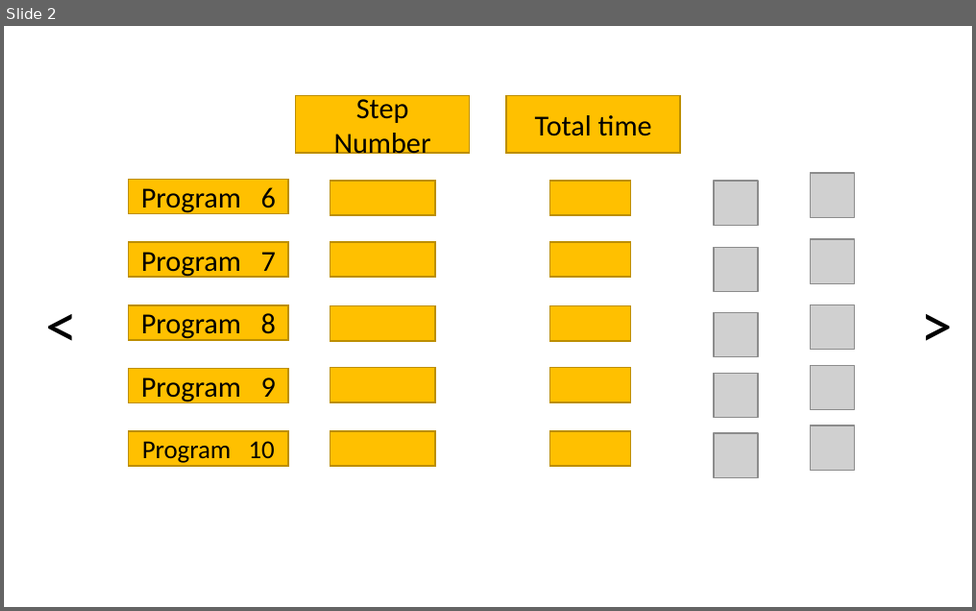
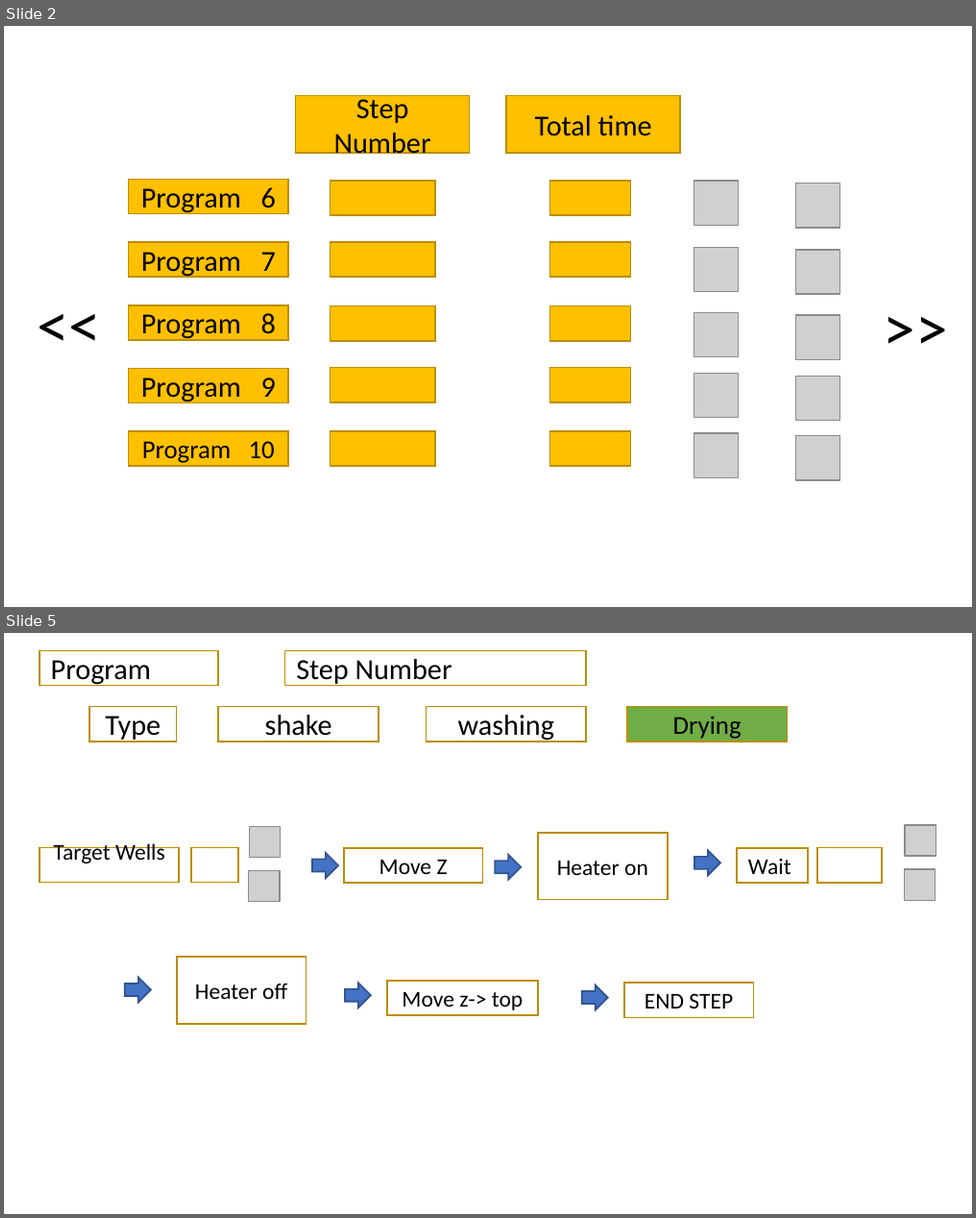
Before and after one commit to Pekarate/00.Well_washing, a slide deck: HMI/GUI.pptx. Shown one above the other, each under a label of ours: slide 2 before the commit, slides 2 and 5 after it; the slides between them are not shown. The pictures are 976x611 and 976x1218 pixels, drawn with LibreOffice and Linux fonts; fonts in the diff are those of the drawing; grey boxes stand for pictures. Boxes give left, top, right and bottom in pixels: in the first picture for what was removed or moved away, otherwise in the second. Text is boxed around its words. In the diff, an @@ line names an element or a change of style, - is before the commit and + after.

```diff
--- a/HMI/GUI.pptx
+++ b/HMI/GUI.pptx
@@ slide 5 added at (4, 633, 972, 1214), background #FFFFFF @@
@@ rectangle added at (39, 650, 218, 685), outline #BD8E00 1 pt, 18 pt, text #000000 @@
+Program
@@ rectangle added at (285, 650, 587, 685), outline #BD8E00 1 pt, 18 pt, text #000000 @@
+Step Number
@@ rectangle added at (90, 706, 177, 741), outline #BD8E00 1 pt, 18 pt, text #000000 @@
+Type
@@ rectangle added at (219, 706, 379, 741), outline #BD8E00 1 pt, 18 pt, text #000000 @@
+shake
@@ rectangle added at (425, 706, 586, 741), outline #BD8E00 1 pt, 18 pt, text #000000 @@
+washing
@@ rectangle added at (627, 706, 787, 741), fill #70AD47, outline #BD8E00 1 pt, 16 pt, text #000000 @@
+Drying
@@ picture added at (249, 826, 280, 858) @@
@@ rectangle added at (539, 833, 667, 900), outline #BD8E00 1 pt, 14 pt, text #000000 @@
+Heater on
@@ picture added at (905, 825, 937, 856) @@
@@ rectangle added at (40, 848, 180, 883), outline #BD8E00 1 pt, 14 pt, text #000000 @@
+Target Wells
@@ rectangle added at (191, 848, 238, 883), outline #BD8E00 1 pt @@
@@ right arrow added at (312, 853, 337, 878), fill #4472C4, outline #325491 1 pt @@
@@ rectangle added at (343, 848, 483, 883), outline #BD8E00 1 pt, 14 pt, text #000000 @@
+Move Z
@@ right arrow added at (496, 855, 520, 881), fill #4472C4, outline #325491 1 pt @@
@@ right arrow added at (694, 850, 719, 876), fill #4472C4, outline #325491 1 pt @@
@@ rectangle added at (737, 848, 808, 883), outline #BD8E00 1 pt, 14 pt, text #000000 @@
+Wait
@@ rectangle added at (817, 848, 881, 883), outline #BD8E00 1 pt @@
@@ picture added at (249, 871, 280, 903) @@
@@ picture added at (904, 869, 935, 900) @@
@@ right arrow added at (125, 977, 150, 1003), fill #4472C4, outline #325491 1 pt @@
@@ rectangle added at (177, 956, 306, 1024), outline #BD8E00 1 pt, 14 pt, text #000000 @@
+Heater off
@@ right arrow added at (345, 982, 370, 1008), fill #4472C4, outline #325491 1 pt @@
@@ rectangle added at (387, 981, 539, 1015), outline #BD8E00 1 pt, 14 pt, text #000000 @@
+Move z-> top
@@ right arrow added at (581, 985, 607, 1010), fill #4472C4, outline #325491 1 pt @@
@@ rectangle added at (624, 982, 754, 1018), outline #BD8E00 1 pt, 14 pt, text #000000 @@
+END STEP
@@ slide 2 changed as well @@
@@ text at (26, 278, 113, 368): text changed @@
-<
+<<
@@ text at (872, 280, 959, 370): text changed @@
->
+>>
@@ 5 pictures: place and size @@
-5 pictures at (713, 181, 758, 477)
+5 pictures at (694, 181, 738, 477)
@@ 5 pictures: place and size @@
-5 pictures at (810, 172, 855, 470)
+5 pictures at (796, 182, 840, 480)
```
Also in this commit, not shown: 1 other slide changed, 2 other slides added, 1 slide removed, 25 other files.
